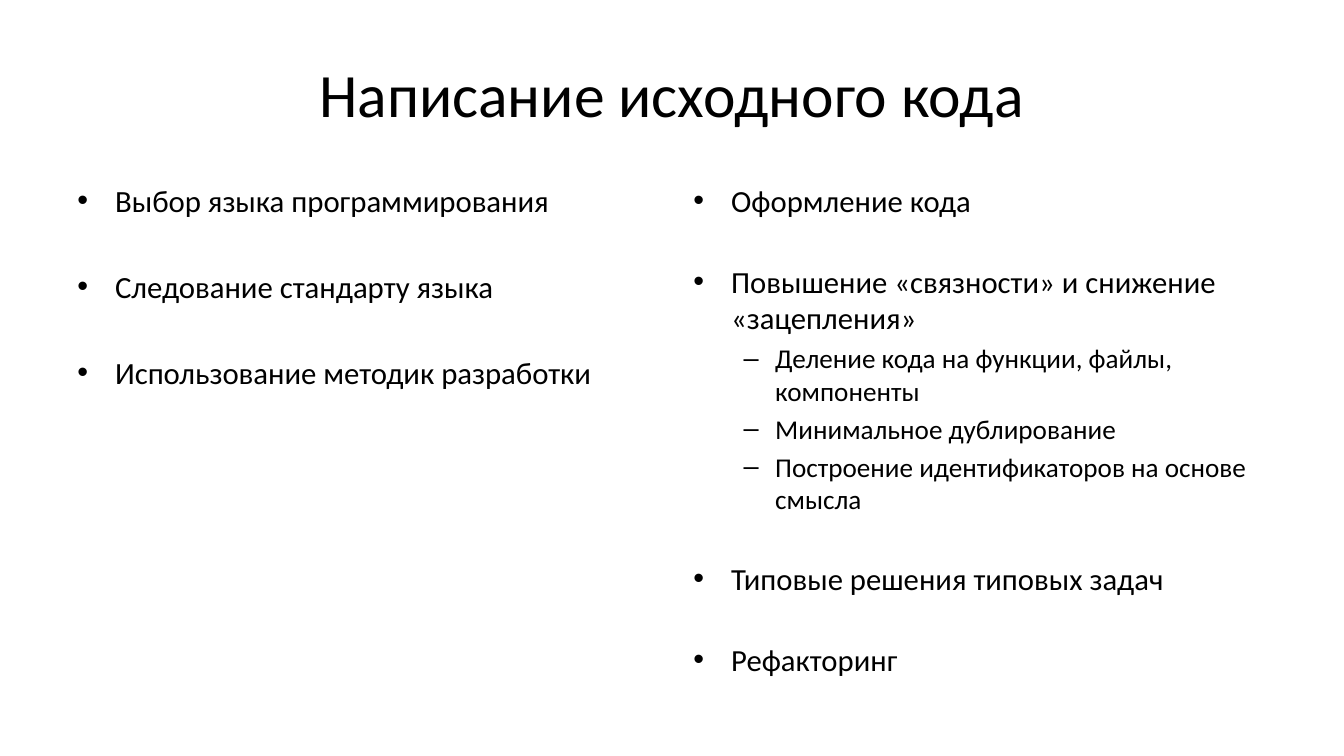
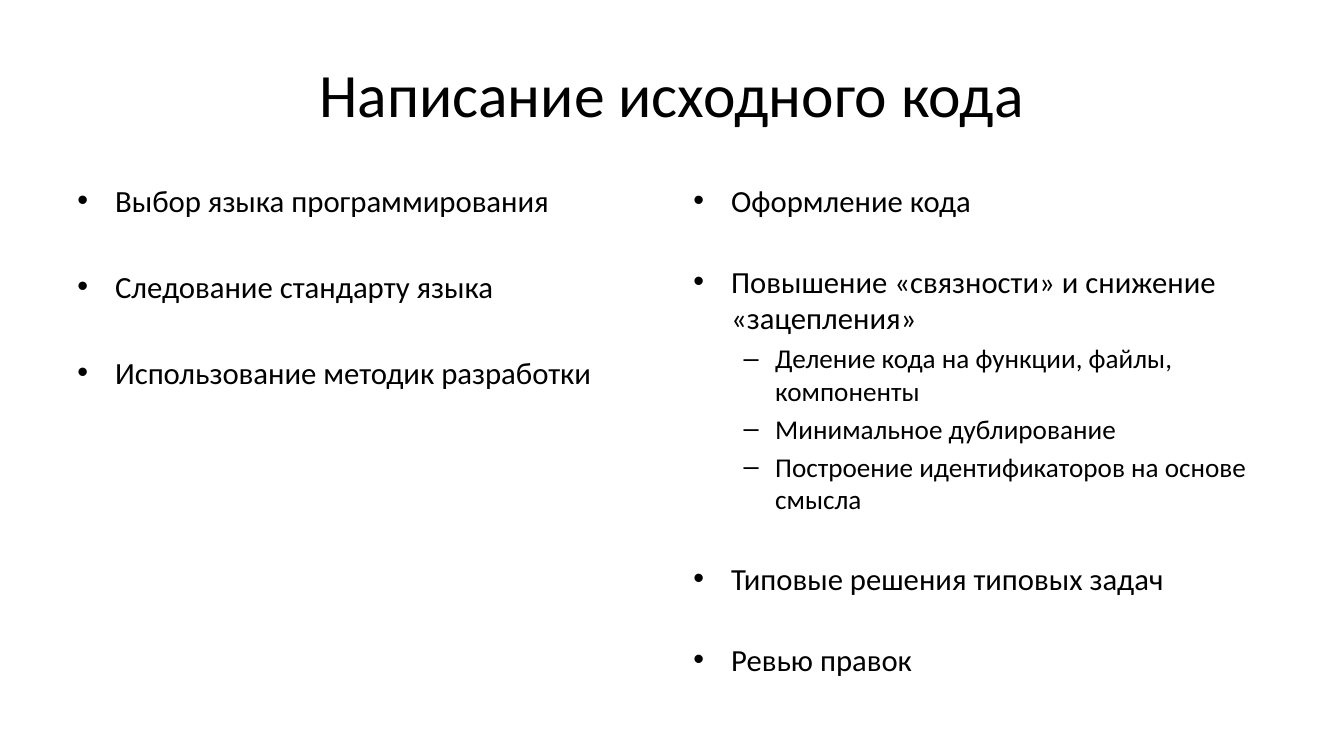
Before and after one commit to Evgueni-Petrov-aka-espetrov/Algorithms-and-Programming-in-C-pptx, a slide deck: slide 32 of 01 Понятие программы.pptx. Drawn at 1344x756 pixels with LibreOffice and Linux fonts; fonts in the diff are those of the drawing. Boxes give left, top, right and bottom in pixels: in the first picture for what was removed or moved away, otherwise in the second. Text is boxed around its words. In the diff, an @@ line names an element or a change of style, - is before the commit and + after.

```diff
--- a/01 Понятие программы.pptx
+++ b/01 Понятие программы.pptx
@@ text at bbox=[731, 191, 1246, 676]: paragraph removed @@
-• Ревью правок
@@ text "Оформление кода" at bbox=[731, 191, 1246, 676]: text colour #000000 to #FFFFFF in "Рефакторинг" @@
@@ text at bbox=[731, 651, 912, 676]: paragraph added @@
+• Ревью правок
```
Also in this commit, not shown: 32 other slides changed.
